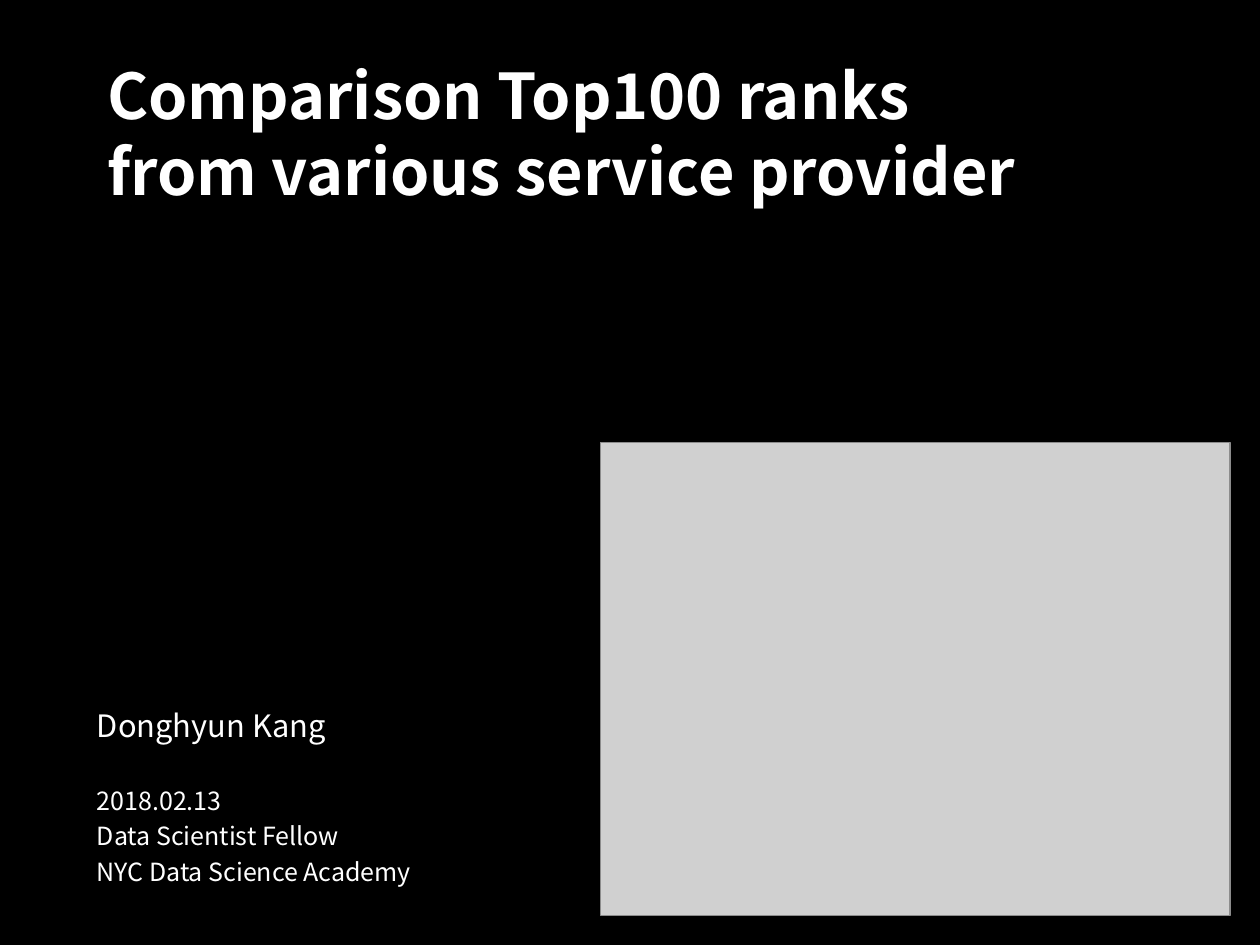
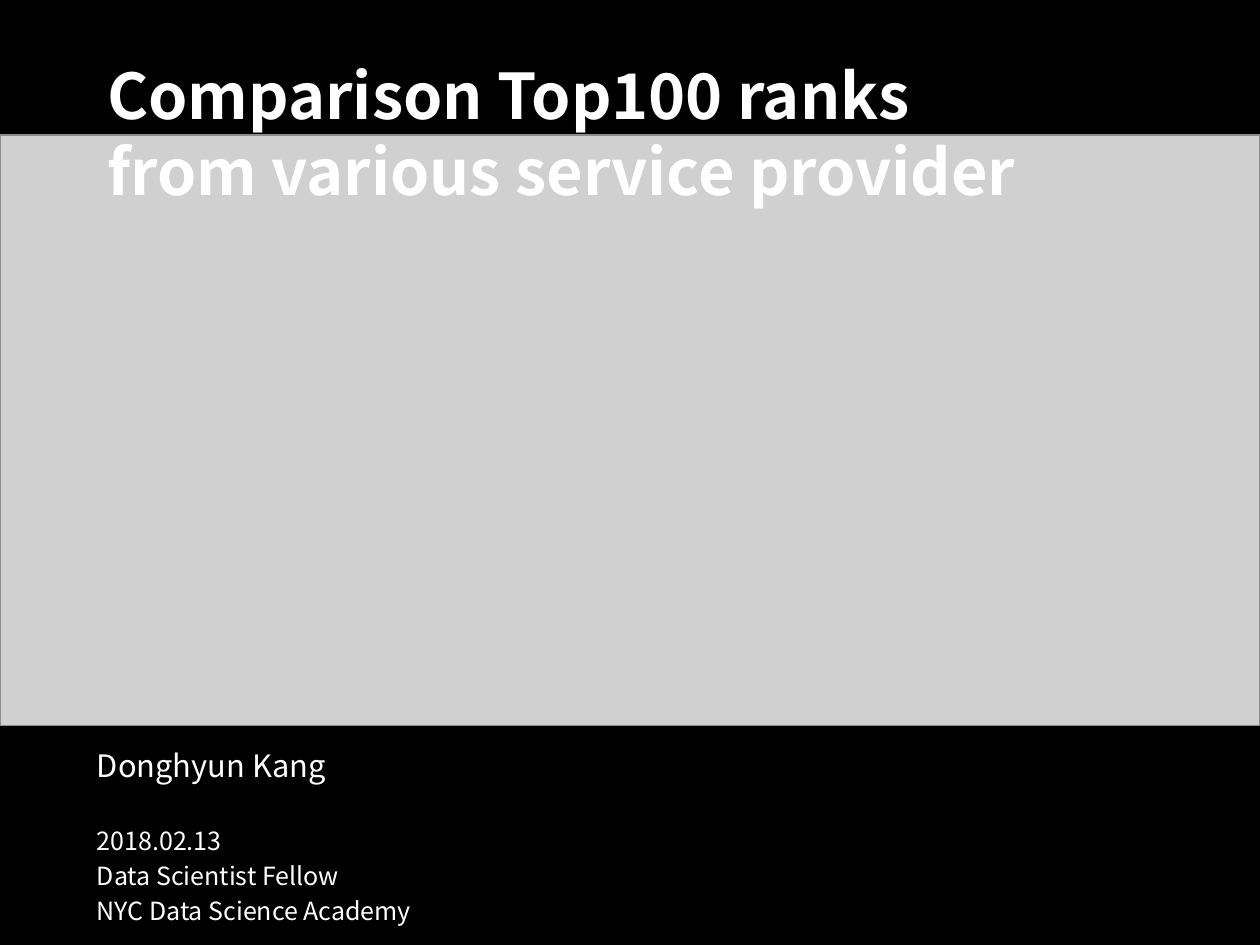
Before and after one commit to canslove/WebScraping, a slide deck: slide 1 of Analysis/Donghyun_Kang-Comparison_Rankings.pptx. Drawn at 1260x945 pixels with LibreOffice and Linux fonts; fonts in the diff are those of the drawing; grey boxes stand for pictures. Boxes give left, top, right and bottom in pixels: in the first picture for what was removed or moved away, otherwise in the second. Text is boxed around its words. In the diff, an @@ line names an element or a change of style, - is before the commit and + after.

Commit message:
a little bit update ppt

```diff
--- a/Analysis/Donghyun_Kang-Comparison_Rankings.pptx
+++ b/Analysis/Donghyun_Kang-Comparison_Rankings.pptx
@@ picture added at (0,135,1260,726) @@
@@ picture removed at (600,442,1230,915) @@
@@ subtitle "Donghyun Kang": place and size @@
-subtitle "Donghyun Kang" at (97,712,411,887)
+subtitle "Donghyun Kang" at (97,752,411,926)
```
Also in this commit, not shown: 1 other slide changed, 2 slides added, 1 other file.
